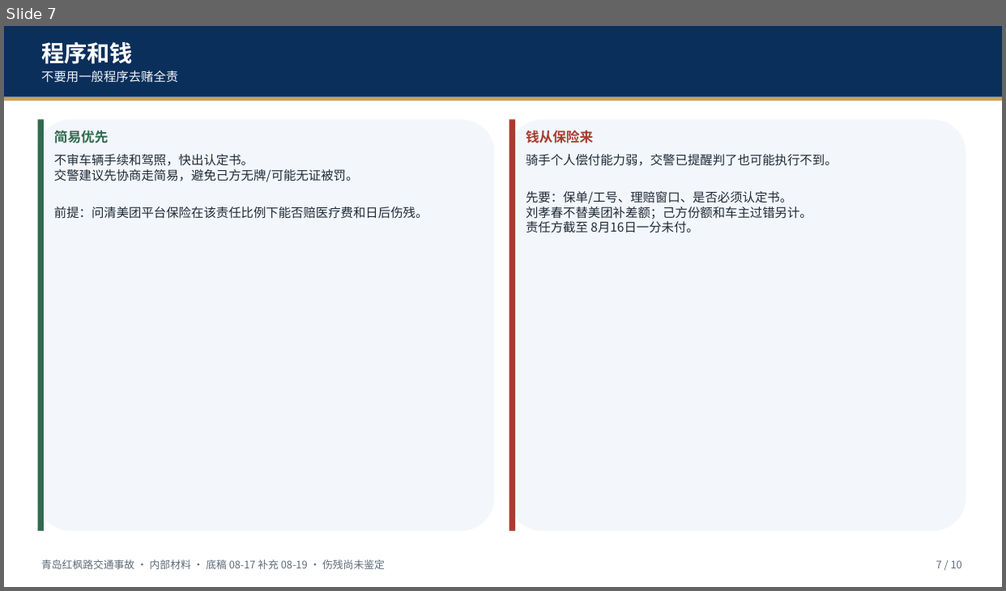
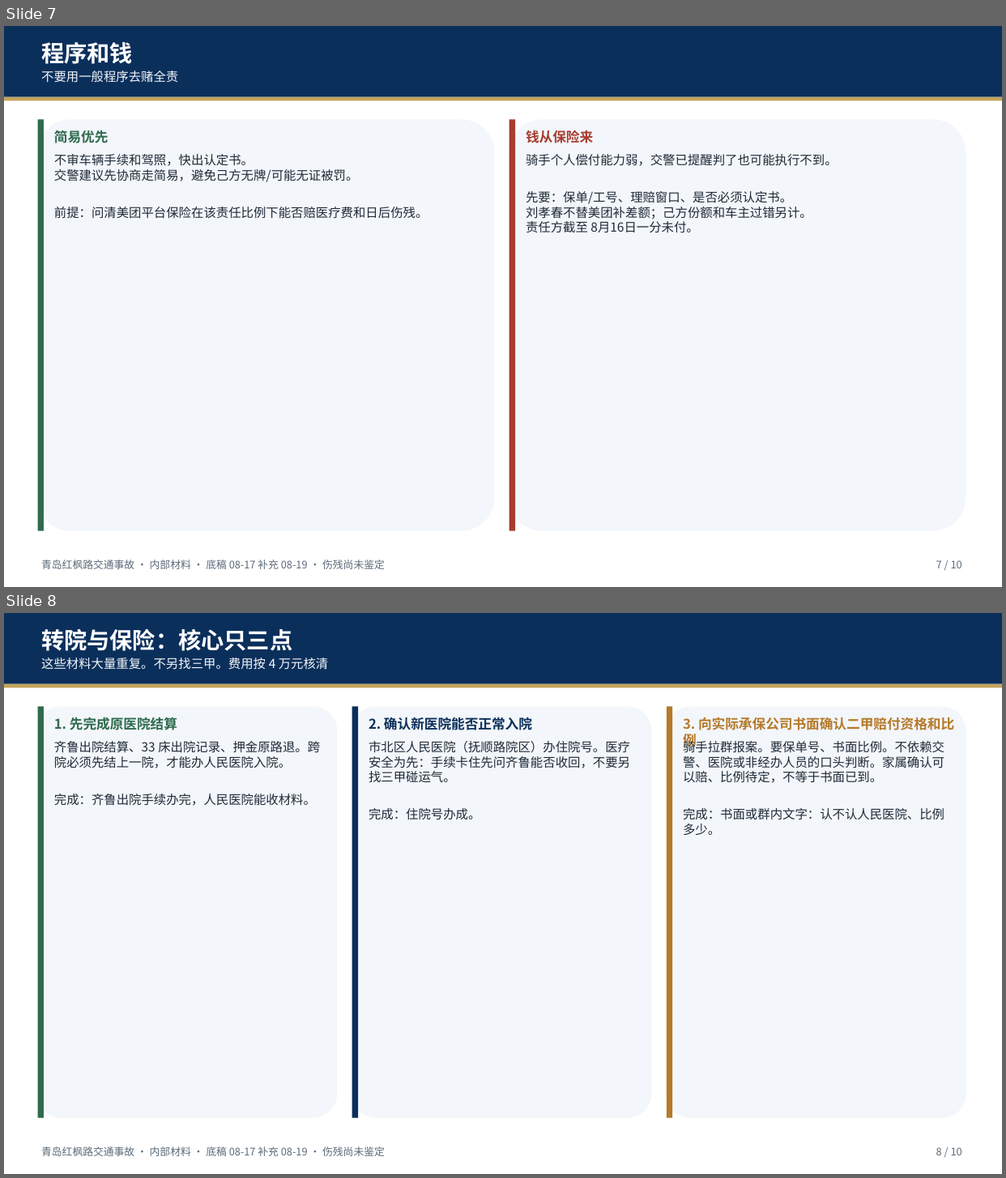
Before and after one commit to hujigang2010-maker/AIDEN, a slide deck: deliverables/青岛红枫路交通事故_伤情与伤残简报_20260817.pptx. Shown one above the other, each under a label of ours: slide 7 before the commit, slides 7 and 8 after it. The pictures are 1006x591 and 1006x1178 pixels, drawn with LibreOffice and Linux fonts; fonts in the diff are those of the drawing. Boxes give left, top, right and bottom in pixels: in the first picture for what was removed or moved away, otherwise in the second. Text is boxed around its words. In the diff, an @@ line names an element or a change of style, - is before the commit and + after.

```diff
--- a/deliverables/青岛红枫路交通事故_伤情与伤残简报_20260817.pptx
+++ b/deliverables/青岛红枫路交通事故_伤情与伤残简报_20260817.pptx
@@ slide 8 added at box(4, 613, 1002, 1174), background #FFFFFF @@
@@ rectangle added at box(4, 613, 1002, 684), fill #0B2F5B @@
@@ text added at box(41, 629, 292, 651), 22 pt, text #FFFFFF, bold @@
+转院与保险：核心只三点
@@ text added at box(41, 658, 329, 670), 12 pt, text #F3F6FA @@
+这些材料大量重复。不另找三甲。费用按 4 万元核清
@@ rectangle added at box(4, 684, 1002, 688), fill #C4A35A @@
@@ rounded rectangle added at box(38, 707, 337, 1118), fill #F3F6FA @@
@@ rectangle added at box(38, 707, 44, 1118), fill #2F6B4F @@
@@ rounded rectangle added at box(352, 707, 651, 1118), fill #F3F6FA @@
@@ rectangle added at box(352, 707, 358, 1118), fill #0B2F5B @@
@@ rounded rectangle added at box(667, 707, 966, 1118), fill #F3F6FA @@
@@ rectangle added at box(667, 707, 672, 1118), fill #B57A2A @@
@@ text added at box(54, 717, 177, 730), 13 pt, text #2F6B4F, bold @@
+1. 先完成原医院结算
@@ text added at box(368, 717, 532, 730), 13 pt, text #0B2F5B, bold @@
+2. 确认新医院能否正常入院
@@ text added at box(683, 717, 954, 749), 13 pt, text #B57A2A, bold @@
+3. 向实际承保公司书面确认二甲赔付资格和比例
@@ text added at box(54, 741, 320, 806), 12 pt, text #1F2A37 @@
+齐鲁出院结算、33 床出院记录、押金原路退。跨院必须先结上一院，才能办人民医院入院。
+完成：齐鲁出院手续办完，人民医院能收材料。
@@ text added at box(368, 741, 630, 820), 12 pt, text #1F2A37 @@
+市北区人民医院（抚顺路院区）办住院号。医疗安全为先：手续卡住先问齐鲁能否收回，不要另找三甲碰运气。
+完成：住院号办成。
@@ text added at box(683, 739, 944, 835), 12 pt, text #1F2A37 @@
+骑手拉群报案。要保单号、书面比例。不依赖交警、医院或非经办人员的口头判断。家属确认可以赔、比例待定，不等于书面已到。
+完成：书面或群内文字：认不认人民医院、比例多少。
@@ text added at box(41, 1147, 385, 1157), 10 pt, text #5C6B7A @@
+青岛红枫路交通事故 · 内部材料 · 底稿 08-17 补充 08-19 · 伤残尚未鉴定
@@ text added at box(936, 1148, 962, 1156), 10 pt, text #5C6B7A @@
+8 / 10
```
Also in this commit, not shown: 1 slide changed, 1 slide removed, 16 other files.
